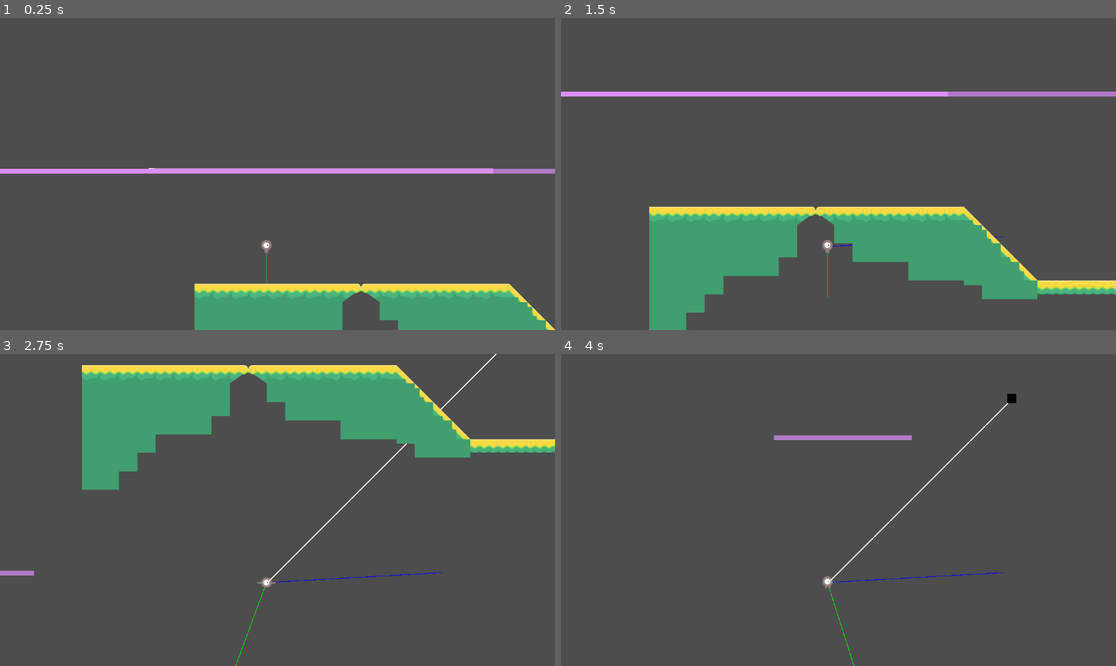
Above: before the commit, frames 1-4 (two rows, left to right).
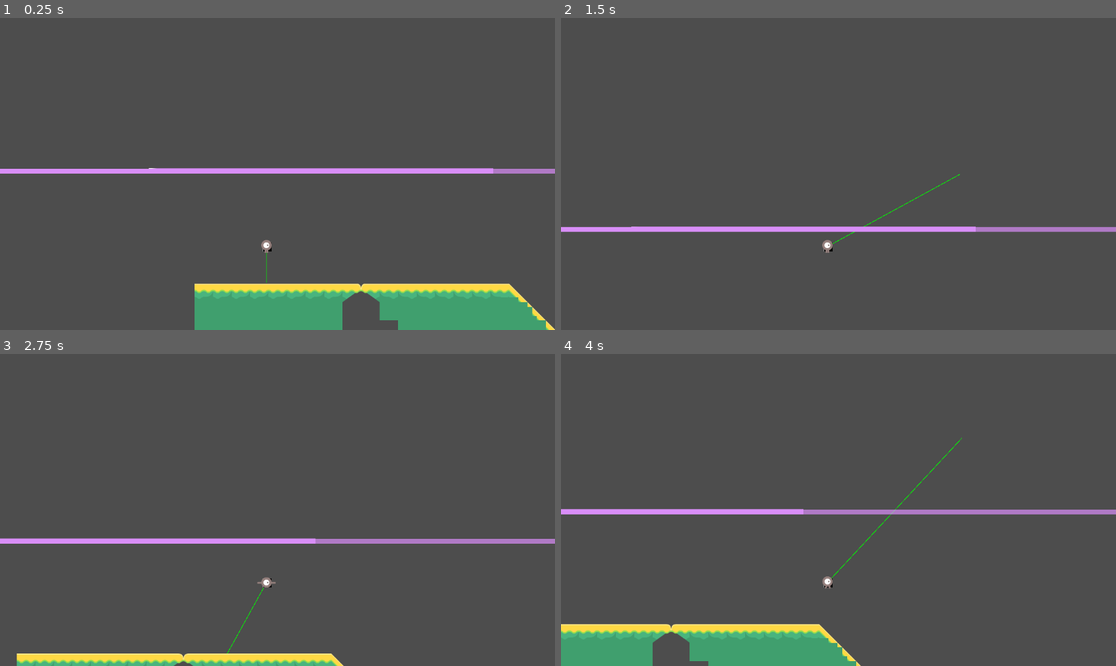
Above: after the commit, the same moments.

Repository: alanmathiasen/hook-godot
Game: Godot game, scene res://scenes/level.tscn
Two runs of this game, one before a commit and one after it. Both use one fixed random seed, a clock stepped at 60 frames per second and the inputs below.
Inputs:
- Up to frame 1 (0.25 s): no input
- Up to frame 2 (1.5 s): hold Ctrl (hook) 0.53-1.28 s; hold Right (ui_right) from 0.53 s (still down); tap Up (ui_up) at 0.77 s; tap Ctrl (hook) at 1.35 s
- Up to frame 3 (2.75 s): tap Up (ui_up) at 1.52 s; release Right (ui_right) at 2.03 s; hold Left (ui_left) from 2.03 s (still down); hold Ctrl (hook) from 2.03 s (still down)
- Up to frame 4 (4 s): release Left (ui_left) at 2.78 s; release Ctrl (hook) at 2.78 s; hold Right (ui_right) from 2.78 s (still down); tap Ctrl (hook) at 2.85 s; tap Up (ui_up) at 3.02, 3.77 s; hold Ctrl (hook) from 3.53 s (still down)

The runs differ from the first frame. In frame 1, less than 0.1% of the frame differs, in the area x 47-49%, y 71-75%; in frame 2, 18%; in frame 3, 20%, in the area x 0-100%, y 0-100%; in frame 4, 8.7%.
Error after the commit: Cannot call method 'set_collision_layer_value' on a null value. (res://scripts/states/Hook/IdleHookState.gd:4)

Commit message:
add hook state

Diff:
--- a/scenes/character.tscn
+++ b/scenes/character.tscn
@@ -10,6 +10,7 @@
 [ext_resource type="Script" path="res://scripts/states/Hook/ExtendingHookState.gd" id="5_w2ggm"]
 [ext_resource type="Texture2D" uid="uid://jsu8jto6m14j" path="res://assets/character/walk/playerGrey_walk4.png" id="6_kfowf"]
 [ext_resource type="Script" path="res://scripts/states/Hook/HookedHookState.gd" id="6_pg6ou"]
+[ext_resource type="Script" path="res://scripts/states/Hook/HookState.gd" id="7_5pl0h"]
 [ext_resource type="Texture2D" uid="uid://dsrqfy57l341g" path="res://assets/character/walk/playerGrey_walk5.png" id="7_7hj0e"]
 
 [sub_resource type="RectangleShape2D" id="RectangleShape2D_fu1uw"]
@@ -93,23 +94,20 @@
 script = ExtResource("3_8p3eh")
 current_state = NodePath("IdleHookState")
 
-[node name="IdleHookState" type="Node" parent="Hook/HookStateMachine" node_paths=PackedStringArray("hook", "line", "character")]
+[node name="IdleHookState" type="Node" parent="Hook/HookStateMachine"]
 script = ExtResource("4_436j1")
+
+[node name="ExtendingHookState" type="Node" parent="Hook/HookStateMachine"]
+script = ExtResource("5_w2ggm")
+
+[node name="HookedHookState" type="Node" parent="Hook/HookStateMachine"]
+script = ExtResource("6_pg6ou")
+
+[node name="HookState" type="Node" parent="Hook/HookStateMachine" node_paths=PackedStringArray("character", "hook", "line")]
+script = ExtResource("7_5pl0h")
+character = NodePath("../../..")
 hook = NodePath("../..")
 line = NodePath("../../Line2D")
-character = NodePath("../../..")
-
-[node name="ExtendingHookState" type="Node" parent="Hook/HookStateMachine" node_paths=PackedStringArray("hook", "line", "character")]
-script = ExtResource("5_w2ggm")
-hook = NodePath("../..")
-line = NodePath("../../Line2D")
-character = NodePath("../../..")
-
-[node name="HookedHookState" type="Node" parent="Hook/HookStateMachine" node_paths=PackedStringArray("hook", "line", "character")]
-script = ExtResource("6_pg6ou")
-hook = NodePath("../..")
-line = NodePath("../../Line2D")
-character = NodePath("../../..")
 
 [node name="AnimatedSprite2D" type="AnimatedSprite2D" parent="."]
 sprite_frames = SubResource("SpriteFrames_4quw5")
--- a/scripts/states/Hook/ExtendingHookState.gd
+++ b/scripts/states/Hook/ExtendingHookState.gd
@@ -1,13 +1,9 @@
-class_name ExtendingHookState extends State
+class_name ExtendingHookState extends HookState
 
 const HOOK_DIRECTION_RIGHT = Vector2(cos(deg_to_rad(-45)), sin(deg_to_rad(-45)))
 const HOOK_DIRECTION_LEFT = Vector2(cos(deg_to_rad(-135)), sin(deg_to_rad(-135)))
 const HOOK_SPEED = 2000.0
 const HOOK_COLLISION_LAYER = 2
-
-@export var hook: Area2D
-@export var line: Line2D
-@export var character: CharacterBody2D
 
 var release_direction
 
--- /dev/null
+++ b/scripts/states/Hook/HookState.gd
@@ -0,0 +1,5 @@
+class_name HookState extends State
+
+@export var character : CharacterBody2D
+@export var hook : Area2D
+@export var line : Line2D
--- a/scripts/states/Hook/HookedHookState.gd
+++ b/scripts/states/Hook/HookedHookState.gd
@@ -1,8 +1,4 @@
-class_name HookedHookState extends State
-
-@export var hook: Area2D
-@export var line: Line2D
-@export var character: CharacterBody2D
+class_name HookedHookState extends HookState
 
 var has_entered = false
 
--- a/scripts/states/Hook/IdleHookState.gd
+++ b/scripts/states/Hook/IdleHookState.gd
@@ -1,8 +1,4 @@
-class_name IdleHookState extends State
-
-@export var hook: Area2D
-@export var line: Line2D
-@export var character: CharacterBody2D
+class_name IdleHookState extends HookState
 
 func Enter():
 	hook.set_collision_layer_value(2, false)  # Disable the collision layer
Not shown: 1 places in scenes/character.tscn that only renumber resources
